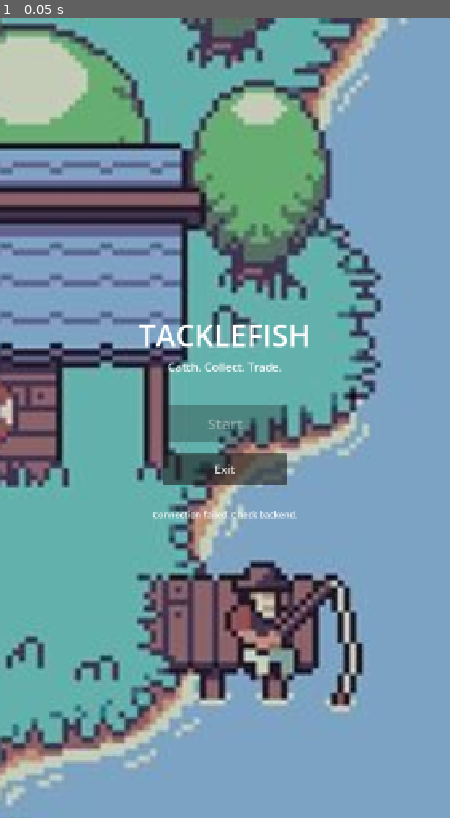
Above: before the commit, frame 1.
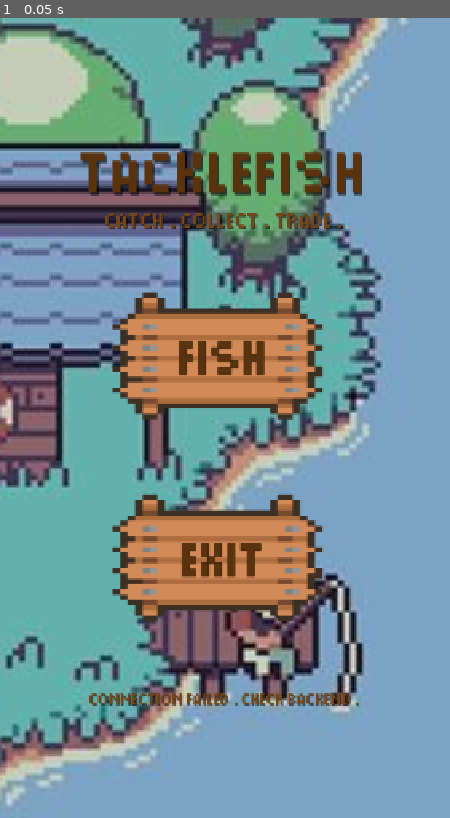
Above: after the commit, the same moment.

Repository: seekermarcel/tacklefish-mvp
Game: Godot game, scene res://scenes/main_menu/main_menu.tscn
The game is run twice, just before and just after one commit, with the same random seed, the same clock (stepped at 60 frames per second) and the same inputs.
Inputs:
- Up to frame 1 (0.05 s): no input

The runs differ from the first frame. In frame 1, 17% of the frame differs, in the area x 17-81%, y 16-86%.

Commit message:
added custom start & exit buttons

Diff:
--- a/frontend/scenes/main_menu/main_menu.tscn
+++ b/frontend/scenes/main_menu/main_menu.tscn
@@ -1,9 +1,11 @@
-[gd_scene load_steps=3 format=3]
+[gd_scene format=3 uid="uid://ckmx8mkyu5dh3"]
 
-[ext_resource type="Script" path="res://scripts/main_menu/main_menu.gd" id="1"]
-[ext_resource type="Texture2D" path="res://resources/sprites/environment/start_background.jpg" id="2"]
+[ext_resource type="Script" uid="uid://cfvw8tfk0mjxq" path="res://scripts/main_menu/main_menu.gd" id="1"]
+[ext_resource type="Texture2D" uid="uid://x0ct77j2lhbu" path="res://resources/sprites/environment/start_background.jpg" id="2"]
+[ext_resource type="Texture2D" uid="uid://d06dryuc6t0xb" path="res://resources/sprites/ui/button_wood.png" id="3"]
+[ext_resource type="FontFile" uid="uid://b1l34cherynj0" path="res://resources/fonts/pixel.ttf" id="4"]
 
-[node name="MainMenu" type="Control"]
+[node name="MainMenu" type="Control" unique_id=1678322885]
 layout_mode = 3
 anchors_preset = 15
 anchor_right = 1.0
@@ -12,11 +14,11 @@
 grow_vertical = 2
 script = ExtResource("1")
 
-[node name="Background" type="Sprite2D" parent="."]
+[node name="Background" type="Sprite2D" parent="." unique_id=486560466]
 texture = ExtResource("2")
 centered = false
 
-[node name="CenterContainer" type="VBoxContainer" parent="."]
+[node name="CenterContainer" type="VBoxContainer" parent="." unique_id=674162319]
 layout_mode = 1
 anchors_preset = 15
 anchor_right = 1.0
@@ -25,49 +27,136 @@
 grow_vertical = 2
 alignment = 1
 
-[node name="Title" type="Label" parent="CenterContainer"]
+[node name="Title" type="Label" parent="CenterContainer" unique_id=1621672923]
 layout_mode = 2
-theme_override_font_sizes/font_size = 48
+theme_override_colors/font_color = Color(0.35, 0.2, 0.05, 1)
+theme_override_colors/font_shadow_color = Color(0, 0, 0, 0.4)
+theme_override_constants/shadow_offset_x = 3
+theme_override_constants/shadow_offset_y = 3
+theme_override_fonts/font = ExtResource("4")
+theme_override_font_sizes/font_size = 64
 text = "TACKLEFISH"
 horizontal_alignment = 1
 
-[node name="Subtitle" type="Label" parent="CenterContainer"]
+[node name="Subtitle" type="Label" parent="CenterContainer" unique_id=1024624626]
 layout_mode = 2
-theme_override_font_sizes/font_size = 18
+theme_override_colors/font_color = Color(0.45, 0.28, 0.1, 1)
+theme_override_colors/font_shadow_color = Color(0, 0, 0, 0.35)
+theme_override_constants/shadow_offset_x = 2
+theme_override_constants/shadow_offset_y = 2
+theme_override_fonts/font = ExtResource("4")
+theme_override_font_sizes/font_size = 24
 text = "Catch. Collect. Trade."
 horizontal_alignment = 1
 
-[node name="Spacer1" type="Control" parent="CenterContainer"]
+[node name="Spacer1" type="Control" parent="CenterContainer" unique_id=1036925102]
+custom_minimum_size = Vector2(0, 50)
 layout_mode = 2
+
+[node name="StartButtonWrapper" type="Control" parent="CenterContainer" unique_id=1599495932]
+custom_minimum_size = Vector2(0, 300)
+layout_mode = 2
+
+[node name="StartButton" type="TextureButton" parent="CenterContainer/StartButtonWrapper" unique_id=1860562364]
+unique_name_in_owner = true
+layout_mode = 1
+anchors_preset = 8
+anchor_left = 0.5
+anchor_top = 0.5
+anchor_right = 0.5
+anchor_bottom = 0.5
+offset_left = -192.0
+offset_top = -135.0
+offset_right = 192.0
+offset_bottom = 135.0
+grow_horizontal = 2
+grow_vertical = 2
+texture_normal = ExtResource("3")
+ignore_texture_size = true
+stretch_mode = 0
+
+[node name="StartLabel" type="Label" parent="CenterContainer/StartButtonWrapper" unique_id=829862588]
+layout_mode = 1
+anchors_preset = 8
+anchor_left = 0.5
+anchor_top = 0.5
+anchor_right = 0.5
+anchor_bottom = 0.5
+offset_left = -192.0
+offset_top = -150.0
+offset_right = 192.0
+offset_bottom = 120.0
+grow_horizontal = 2
+grow_vertical = 2
+theme_override_colors/font_color = Color(0.35, 0.2, 0.05, 1)
+theme_override_colors/font_outline_color = Color(0.2220889, 0.11983221, 0.020914495, 1)
+theme_override_constants/outline_size = 5
+theme_override_fonts/font = ExtResource("4")
+theme_override_font_sizes/font_size = 52
+text = "Fish"
+horizontal_alignment = 1
+vertical_alignment = 1
+
+[node name="Spacer2" type="Control" parent="CenterContainer" unique_id=1324321199]
+custom_minimum_size = Vector2(0, 15)
+layout_mode = 2
+
+[node name="ExitButtonWrapper" type="Control" parent="CenterContainer" unique_id=474379732]
+custom_minimum_size = Vector2(0, 300)
+layout_mode = 2
+
+[node name="ExitButton" type="TextureButton" parent="CenterContainer/ExitButtonWrapper" unique_id=1904442951]
+unique_name_in_owner = true
+layout_mode = 1
+anchors_preset = 8
+anchor_left = 0.5
+anchor_top = 0.5
+anchor_right = 0.5
+anchor_bottom = 0.5
+offset_left = -192.0
+offset_top = -135.0
+offset_right = 192.0
+offset_bottom = 135.0
+grow_horizontal = 2
+grow_vertical = 2
+texture_normal = ExtResource("3")
+ignore_texture_size = true
+stretch_mode = 0
+
+[node name="ExitLabel" type="Label" parent="CenterContainer/ExitButtonWrapper" unique_id=789044212]
+layout_mode = 1
+anchors_preset = 8
+anchor_left = 0.5
+anchor_top = 0.5
+anchor_right = 0.5
+anchor_bottom = 0.5
+offset_left = -192.0
+offset_top = -150.0
+offset_right = 192.0
+offset_bottom = 120.0
+grow_horizontal = 2
+grow_vertical = 2
+theme_override_colors/font_color = Color(0.35, 0.2, 0.05, 1)
+theme_override_colors/font_outline_color = Color(0.2220889, 0.11983221, 0.020914495, 1)
+theme_override_constants/outline_size = 5
+theme_override_fonts/font = ExtResource("4")
+theme_override_font_sizes/font_size = 52
+text = "Exit"
+horizontal_alignment = 1
+vertical_alignment = 1
+
+[node name="Spacer3" type="Control" parent="CenterContainer" unique_id=1993236069]
 custom_minimum_size = Vector2(0, 40)
+layout_mode = 2
 
-[node name="StartButton" type="Button" parent="CenterContainer"]
+[node name="StatusLabel" type="Label" parent="CenterContainer" unique_id=1103862900]
 unique_name_in_owner = true
 layout_mode = 2
-custom_minimum_size = Vector2(200, 60)
-size_flags_horizontal = 4
-theme_override_font_sizes/font_size = 24
-text = "Start"
-
-[node name="Spacer2" type="Control" parent="CenterContainer"]
-layout_mode = 2
-custom_minimum_size = Vector2(0, 10)
-
-[node name="ExitButton" type="Button" parent="CenterContainer"]
-unique_name_in_owner = true
-layout_mode = 2
-custom_minimum_size = Vector2(200, 50)
-size_flags_horizontal = 4
+theme_override_colors/font_color = Color(0.45, 0.28, 0.1, 1)
+theme_override_colors/font_shadow_color = Color(0, 0, 0, 0.4)
+theme_override_constants/shadow_offset_x = 1
+theme_override_constants/shadow_offset_y = 1
+theme_override_fonts/font = ExtResource("4")
 theme_override_font_sizes/font_size = 18
-text = "Exit"
-
-[node name="Spacer3" type="Control" parent="CenterContainer"]
-layout_mode = 2
-custom_minimum_size = Vector2(0, 30)
-
-[node name="StatusLabel" type="Label" parent="CenterContainer"]
-unique_name_in_owner = true
-layout_mode = 2
-theme_override_font_sizes/font_size = 14
 text = "Connecting..."
 horizontal_alignment = 1
--- a/frontend/scripts/main_menu/main_menu.gd
+++ b/frontend/scripts/main_menu/main_menu.gd
@@ -6,8 +6,8 @@
 const BG_FOCUS := Vector2(0.75, 0.80)
 
 @onready var background: Sprite2D = $Background
-@onready var start_button: Button = %StartButton
-@onready var exit_button: Button = %ExitButton
+@onready var start_button: TextureButton = %StartButton
+@onready var exit_button: TextureButton = %ExitButton
 @onready var status_label: Label = %StatusLabel
 
 func _ready() -> void:
Binary file added: frontend/resources/fonts/pixel.ttf
Not shown, added: frontend/resources/fonts/pixel.ttf.import
Not shown, added: frontend/resources/fonts/pixel_font_license.txt
Binary file added: frontend/resources/sprites/ui/button_wood.png
Not shown, added: frontend/resources/sprites/ui/button_wood.png.import
